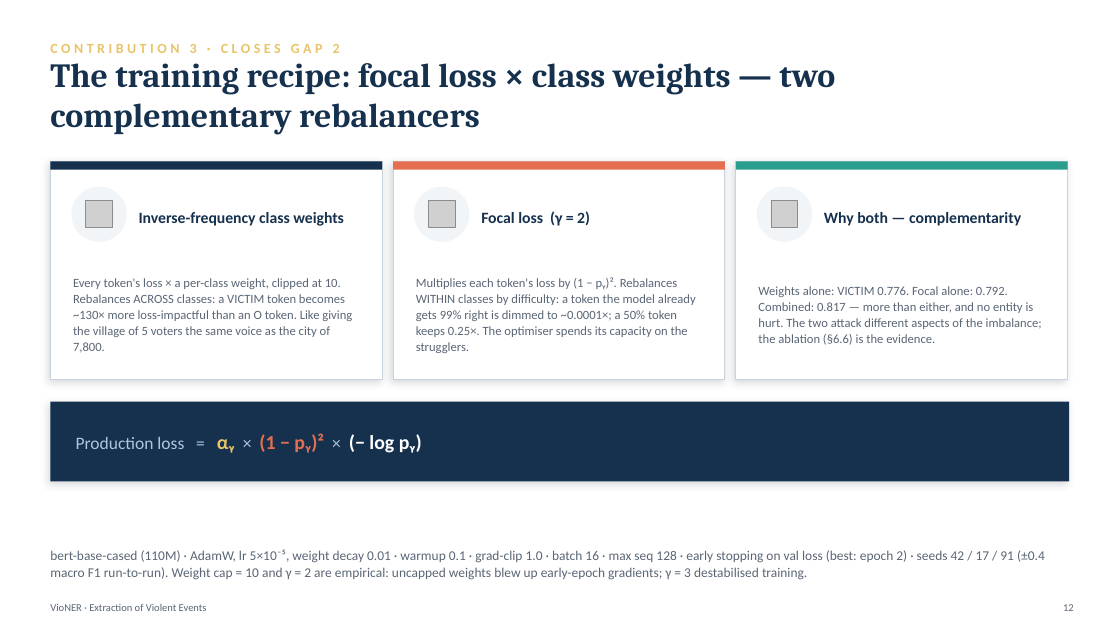
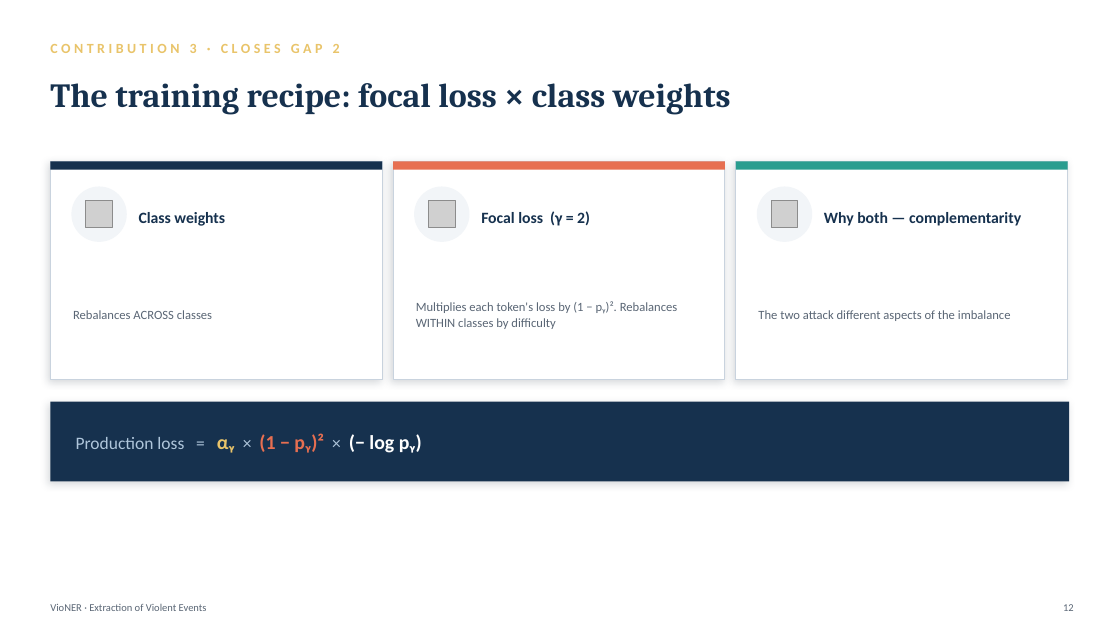
Before and after one commit to binalfew/vioner, a slide deck: slide 13 of backend/docs/defense/VioNER_Defense_Slides.pptx (slide 12 before the commit). Drawn at 1120x630 pixels with LibreOffice and Linux fonts; fonts in the diff are those of the drawing; grey boxes stand for pictures. Boxes give left, top, right and bottom in pixels: in the first picture for what was removed or moved away, otherwise in the second. Text is boxed around its words. In the diff, an @@ line names an element or a change of style, - is before the commit and + after.

```diff
--- a/backend/docs/defense/VioNER_Defense_Slides.pptx
+++ b/backend/docs/defense/VioNER_Defense_Slides.pptx
@@ text at (x1=50, y1=83, x2=731, y2=115): text changed @@
-The training recipe: focal loss × class weights — two complementary rebalancers
+The training recipe: focal loss × class weights
@@ text at (x1=139, y1=212, x2=225, y2=226): text changed @@
-Inverse-frequency class weights
+Class weights
@@ text at (x1=73, y1=310, x2=212, y2=319): text changed @@
-Every token's loss × a per-class weight, clipped at 10. Rebalances ACROSS classes: a VICTIM token becomes ~130× more loss-impactful than an O token. Like giving the village of 5 voters the same voice as the city of 7,800.
+Rebalances ACROSS classes
@@ text at (x1=416, y1=301, x2=678, y2=329): text changed @@
-Multiplies each token's loss by (1 − pᵧ)². Rebalances WITHIN classes by difficulty: a token the model already gets 99% right is dimmed to ~0.0001×; a 50% token keeps 0.25×. The optimiser spends its capacity on the strugglers.
+Multiplies each token's loss by (1 − pᵧ)². Rebalances WITHIN classes by difficulty
@@ text at (x1=758, y1=310, x2=1011, y2=321): text changed @@
-Weights alone: VICTIM 0.776. Focal alone: 0.792. Combined: 0.817 — more than either, and no entity is hurt. The two attack different aspects of the imbalance; the ablation (§6.6) is the evidence.
+The two attack different aspects of the imbalance
@@ text removed at (x1=50, y1=549, x2=1045, y2=580) @@
-bert-base-cased (110M) · AdamW, lr 5×10⁻⁵, weight decay 0.01 · warmup 0.1 · grad-clip 1.0 · batch 16 · max seq 128 · early stopping on val loss (best: epoch 2) · seeds 42 / 17 / 91 (±0.4 macro F1 run-to-run). Weight cap = 10 and γ = 2 are empirical: uncapped weights blew up early-epoch gradients; γ = 3 destabilised training.
```
Also in this commit, not shown: 13 other slides changed, 1 slide added, 7 other files.
